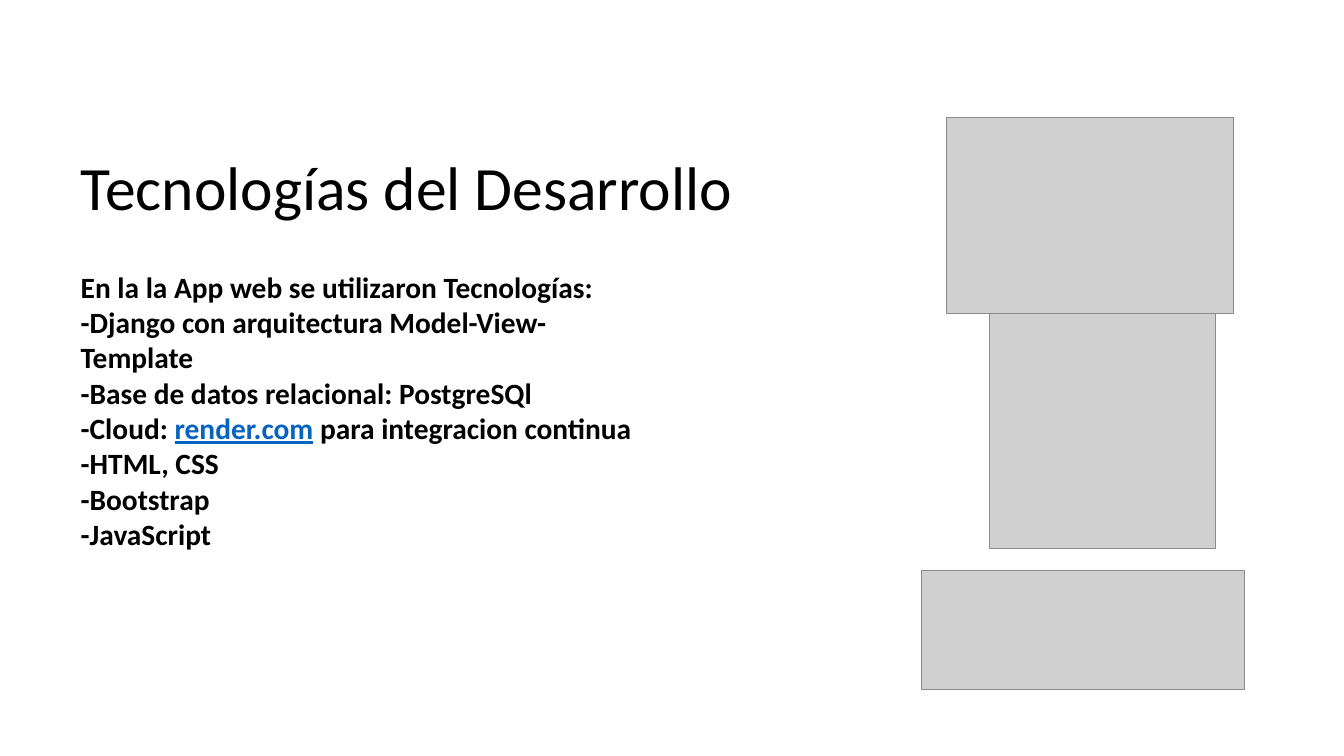
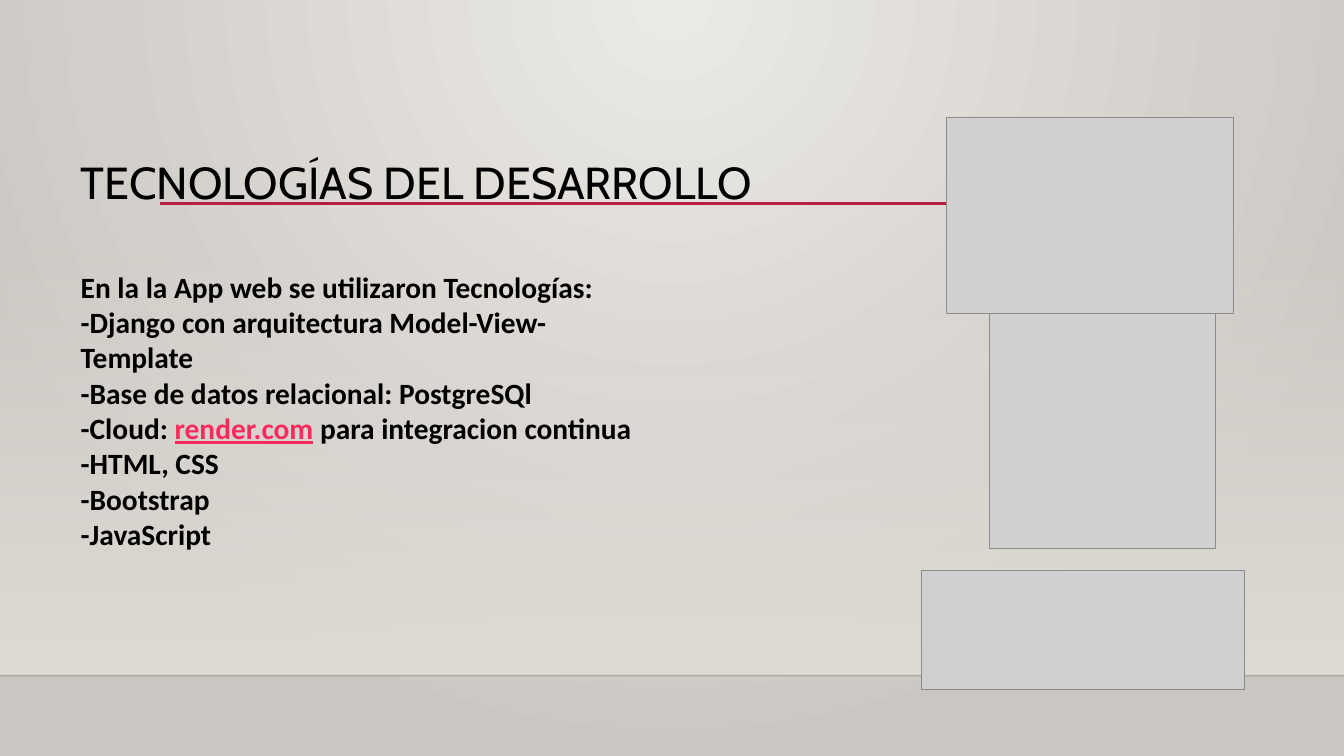
Before and after one commit to WilldiazRaM/app_AhorraLuz, a slide deck: slide 13 of Fase 1/Evidencias Grupales/Presentacion1.pptx. Drawn at 1344x756 pixels with LibreOffice and Linux fonts; fonts in the diff are those of the drawing; grey boxes stand for pictures; background and template pictures are left out. Boxes give left, top, right and bottom in pixels: in the first picture for what was removed or moved away, otherwise in the second. Text is boxed around its words. In the diff, an @@ line names an element or a change of style, - is before the commit and + after.

```diff
--- a/Fase 1/Evidencias Grupales/Presentacion1.pptx
+++ b/Fase 1/Evidencias Grupales/Presentacion1.pptx
@@ background picture (left out) to gradient #ECEAE7 to #CAC7C1 @@
@@ title at [81, 161, 752, 205]: text changed; size 44 to 32 pt; font Calibri to Cabin @@
-Tecnologías del Desarrollo
+TECNOLOGÍAS DEL DESARROLLO
@@ line added from (160, 204) to (1220, 204), #B71E42 2.5 pt @@
@@ rectangle added at [0, 223, 1344, 676], fill gradient #DFDBD5 @@
@@ text at [81, 418, 632, 444]: text colour #0563C1 to #FA2B5C in "render.com" @@
@@ line added from (0, 676) to (1344, 676), #000001 1 pt @@
```
Also in this commit, not shown: 16 other slides changed.
